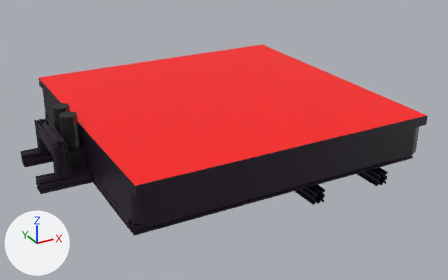
The glTF model realtimecontrol/rtr/assets/tool.glb: old version first, new version second.
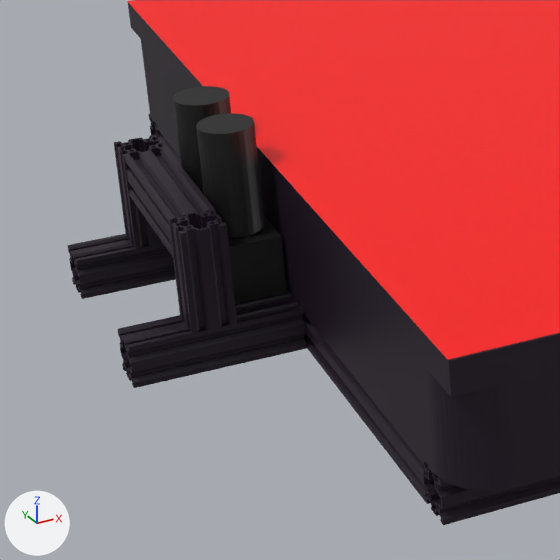
There are two pictures of each version: one whole from a camera (50 mm lens) standing at (-1.132, -1.745, 0.908) and looking at (-0.206, -0.063, 0.067), one close up on the part from 0% to 38% of the width and 28% to 88% of the height. Lighting does not change. The marker at lower left points along +X, +Y and +Z. The first two pictures are the older version. Where no turn or scale is listed for an object, it has been applied to the vertices.

Objects in the first close-up: '4040-250.003', '4040-250.004', '4040-250.005', '4040-250.006', '4040-250.007', '4040-250.008', '4040-250.009', 'Cube.001', 'Cube.020', 'Cube.021', 'Cube.022', 'Cylinder.002', 'Cylinder.003' and 1 more.
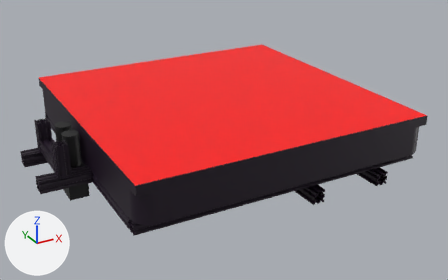
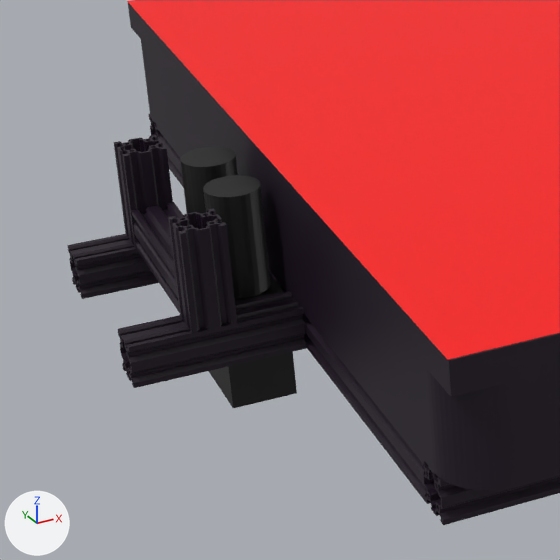
Diff of the bpy script that builds the scene:
```diff
--- a/realtimecontrol/rtr/assets/tool.glb.py
+++ b/realtimecontrol/rtr/assets/tool.glb.py
@@ ob_4040_250_007 @@
 ob_4040_250_007 = bpy.data.objects.new('4040-250.007', me_4040_250_007)
-ob_4040_250_007.location = (-0.759, 0.09, 0.162)
+ob_4040_250_007.location = (-0.759, 0.09, 0.107)
@@ ob_cube_022 @@
 ob_cube_022 = bpy.data.objects.new('Cube.022', me_cube_021)
-ob_cube_022.location = (-0.712, 0.01, 0.093)
+ob_cube_022.location = (-0.712, 0.01, 0.032)
@@ ob_cylinder_002 @@
 ob_cylinder_002 = bpy.data.objects.new('Cylinder.002', me_cylinder_002)
-ob_cylinder_002.location = (-0.712, 0.046, 0.194)
+ob_cylinder_002.location = (-0.712, 0.046, 0.134)
@@ ob_cylinder_003 @@
 ob_cylinder_003 = bpy.data.objects.new('Cylinder.003', me_cylinder_003)
-ob_cylinder_003.location = (-0.712, -0.032, 0.194)
+ob_cylinder_003.location = (-0.712, -0.032, 0.134)
```

Changed parts and their boxes (x1, y1, x2, y2) in the close-ups (560 x 560 px):
'Cylinder.003', moved
    before: (196, 113, 264, 238)
    after: (203, 175, 271, 298)
'Cube.022', moved
    before: (228, 216, 287, 303)
    after: (209, 275, 297, 408)
'4040-250.007', moved
    before: (124, 149, 214, 257)
    after: (131, 202, 184, 313)
'Cylinder.002', moved
    before: (173, 86, 231, 194)
    after: (180, 147, 238, 214)
